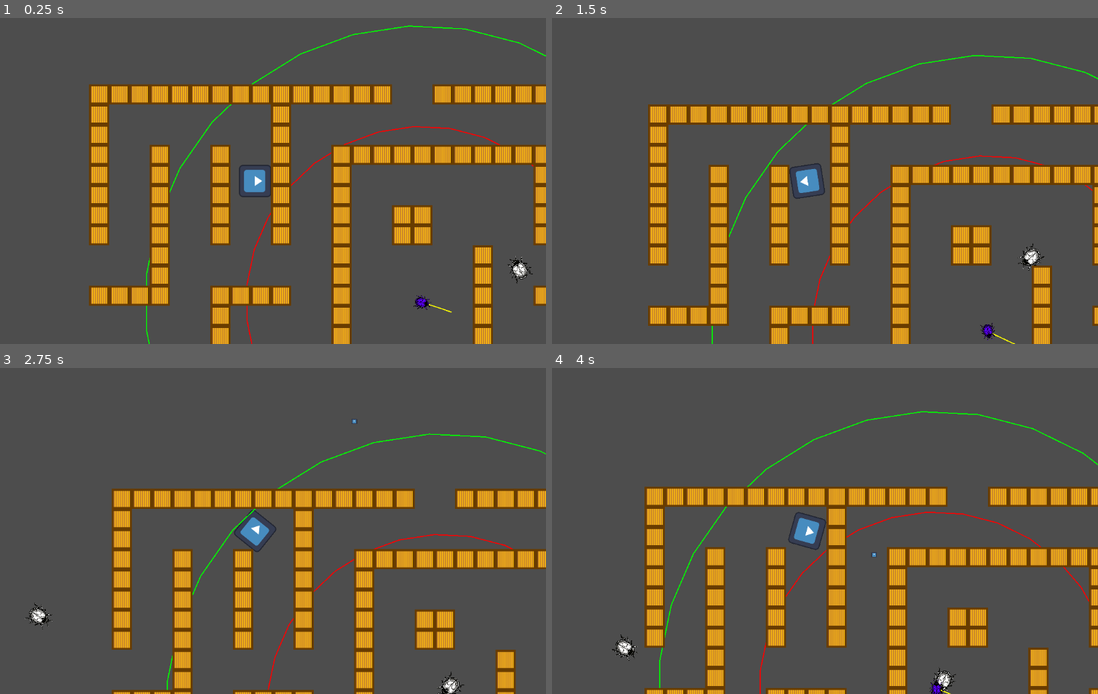
Above: before the commit, frames 1-4 (two rows, left to right).
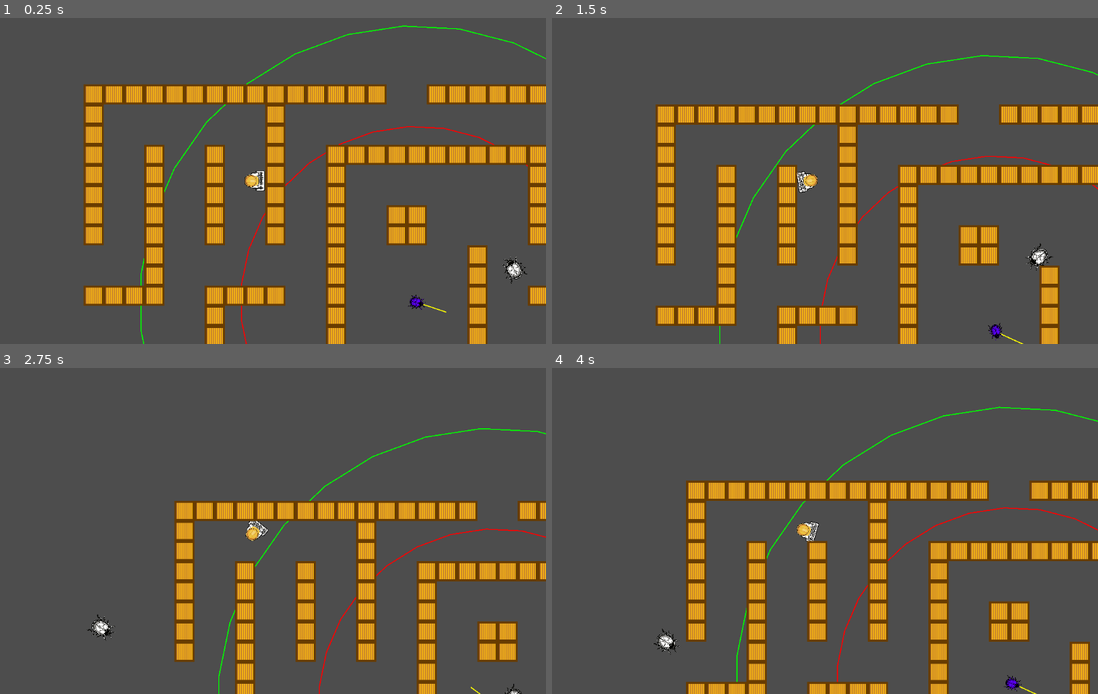
Above: after the commit, the same moments.

Repository: exiayyg/test
Game: Godot game, scene res://Scenes/Levels/test_level.tscn
Same seed, same stepped clock (60 frames per second), same inputs: the game is played once before the commit and once after it. The engine's default icon, where the game draws it, is replaced by a stand-in: a white triangle on a blue panel in a dark square.
Inputs (mouse positions are in pixels of both pictures, inside the frame that each line leads up to):
- Up to frame 1 (0.25 s): no input
- Up to frame 2 (1.5 s): move the mouse to (934, 164) at 0.52 s; press the mouse at (934, 164) at 0.53 s; hold D (Right) 0.53-1.28 s; move the mouse to (688, 197) at 1.27 s; release the mouse at (688, 197) at 1.28 s; hold S (Down) from 1.28 s (still down); click (688, 197) at 1.35 s
- Up to frame 3 (2.75 s): move the mouse to (311, 459) at 2.02 s; release S (Down) at 2.03 s; press the mouse at (311, 459) at 2.03 s; hold D (Right) from 2.03 s (still down)
- Up to frame 4 (4 s): move the mouse to (775, 596) at 2.77 s; release D (Right) at 2.78 s; release the mouse at (775, 596) at 2.78 s; hold W (Up) 2.78-3.53 s; click (775, 596) at 2.85 s; move the mouse to (983, 579) at 3.52 s; press the mouse at (983, 579) at 3.53 s; hold A (Left) from 3.53 s (still down)

The runs differ from the first frame. In frame 1, 19% of the frame differs, in the area x 15-100%, y 2-100%; in frame 2, 18%; in frame 3, 21%; in frame 4, 29%, in the area x 10-100%, y 11-100%.

Commit message:
新增玩家图片，受伤动画

Diff:
--- a/Scenes/Bullets/bullet.tscn
+++ b/Scenes/Bullets/bullet.tscn
@@ -6,6 +6,8 @@
 [sub_resource type="CircleShape2D" id="CircleShape2D_wie2n"]
 
 [node name="Bullet" type="Area2D"]
+collision_layer = 8
+collision_mask = 20
 script = ExtResource("1_tcy0y")
 direction = Vector2(1, 0)
 
--- a/Scenes/characters/Enemies/Special_enemy.tscn
+++ b/Scenes/characters/Enemies/Special_enemy.tscn
@@ -6,6 +6,8 @@
 [sub_resource type="CircleShape2D" id="CircleShape2D_o47tw"]
 
 [node name="Special_Enemy" type="CharacterBody2D"]
+collision_layer = 4
+collision_mask = 24
 script = ExtResource("1_cp8dv")
 metadata/_custom_type_script = "uid://cy7h0kg8fknu6"
 
--- a/Scenes/characters/Enemies/normal_enemy.tscn
+++ b/Scenes/characters/Enemies/normal_enemy.tscn
@@ -10,7 +10,7 @@
 
 [node name="normal_enemy" type="CharacterBody2D"]
 collision_layer = 4
-collision_mask = 17
+collision_mask = 18
 script = ExtResource("1_br4l2")
 
 [node name="CollisionShape2D" type="CollisionShape2D" parent="."]
@@ -23,6 +23,8 @@
 
 [node name="attack_area" type="Area2D" parent="."]
 scale = Vector2(0.1, 0.1)
+collision_layer = 4
+collision_mask = 2
 
 [node name="CollisionShape2D" type="CollisionShape2D" parent="attack_area"]
 position = Vector2(9.536738e-06, -9.536741e-06)
--- a/Scenes/characters/player.tscn
+++ b/Scenes/characters/player.tscn
@@ -1,23 +1,59 @@
-[gd_scene load_steps=4 format=3 uid="uid://doix4tmk08j2l"]
+[gd_scene load_steps=7 format=3 uid="uid://doix4tmk08j2l"]
 
 [ext_resource type="Script" uid="uid://c3p6u2ylh0egf" path="res://Scripts/Characters/player.gd" id="1_pmukk"]
-[ext_resource type="Texture2D" uid="uid://dhhsscrn6ucp2" path="res://icon.svg" id="2_yh67s"]
+[ext_resource type="Texture2D" uid="uid://os8raknfsisb" path="res://Assets/Player/player.png" id="2_yh67s"]
 
-[sub_resource type="RectangleShape2D" id="RectangleShape2D_yh67s"]
-size = Vector2(124, 124)
+[sub_resource type="CircleShape2D" id="CircleShape2D_yh67s"]
+radius = 40.1995
+
+[sub_resource type="Animation" id="Animation_yh67s"]
+resource_name = "hurt"
+tracks/0/type = "value"
+tracks/0/imported = false
+tracks/0/enabled = true
+tracks/0/path = NodePath(".:modulate")
+tracks/0/interp = 1
+tracks/0/loop_wrap = true
+tracks/0/keys = {
+"times": PackedFloat32Array(0, 0.25, 0.5, 0.75, 1),
+"transitions": PackedFloat32Array(1, 1, 1, 1, 1),
+"update": 0,
+"values": [Color(1, 1, 1, 1), Color(1, 0.22745098, 0.23137255, 1), Color(1, 1, 1, 1), Color(1, 0.22745098, 0.23137255, 1), Color(1, 1, 1, 1)]
+}
+
+[sub_resource type="Animation" id="Animation_5cv2o"]
+length = 0.001
+tracks/0/type = "value"
+tracks/0/imported = false
+tracks/0/enabled = true
+tracks/0/path = NodePath(".:modulate")
+tracks/0/interp = 1
+tracks/0/loop_wrap = true
+tracks/0/keys = {
+"times": PackedFloat32Array(0),
+"transitions": PackedFloat32Array(1),
+"update": 0,
+"values": [Color(1, 1, 1, 1)]
+}
+
+[sub_resource type="AnimationLibrary" id="AnimationLibrary_5cv2o"]
+_data = {
+&"RESET": SubResource("Animation_5cv2o"),
+&"hurt": SubResource("Animation_yh67s")
+}
 
 [node name="Player" type="CharacterBody2D"]
 collision_layer = 2
-collision_mask = 16
+collision_mask = 20
 script = ExtResource("1_pmukk")
 
 [node name="CollisionShape2D" type="CollisionShape2D" parent="."]
 scale = Vector2(0.5, 0.5)
-shape = SubResource("RectangleShape2D_yh67s")
+shape = SubResource("CircleShape2D_yh67s")
 
 [node name="Sprite2D" type="Sprite2D" parent="."]
 rotation = 1.5707964
-scale = Vector2(0.5, 0.5)
+scale = Vector2(0.03, 0.03)
 texture = ExtResource("2_yh67s")
 
 [node name="Timer_node" type="Node" parent="."]
@@ -28,5 +64,13 @@
 
 [node name="Camera2D" type="Camera2D" parent="."]
 
+[node name="Bullet_Spwan" type="Marker2D" parent="."]
+position = Vector2(19, 0)
+
+[node name="AnimationPlayer" type="AnimationPlayer" parent="."]
+libraries = {
+&"": SubResource("AnimationLibrary_5cv2o")
+}
+
 [connection signal="timeout" from="Timer_node/shoot_cooldown" to="." method="_on_shoot_cooldown_timeout"]
 [connection signal="timeout" from="Timer_node/can_hurt_cooldown" to="." method="_on_can_hurt_cooldown_timeout"]
--- a/Scripts/Bullets/bullet.gd
+++ b/Scripts/Bullets/bullet.gd
@@ -17,4 +17,4 @@
 func _on_body_entered(body: Node2D) -> void:#子弹碰撞信号
 	if "is_enemy" in body:#如果碰撞对象是敌人
 		body.queue_free()#销毁敌人
-		queue_free()#销毁子弹
+	queue_free()#销毁子弹
--- a/Scripts/Characters/player.gd
+++ b/Scripts/Characters/player.gd
@@ -8,7 +8,9 @@
 
 var can_shoot: bool = true#判断是否处于开火冷却
 var can_hurt: bool = true#判断是否处于可受伤状态，true为可受伤，false为无敌状态
+
 signal shoot_string(player_position: Vector2, mouse_position: Vector2)#发射子弹信号,需要传入发射点位置和鼠标点击位置
+signal player_died
 
 const is_player: bool = true#判断是否是玩家
 
@@ -26,17 +28,19 @@
 
 #射击逻辑
 func Shoot():
-	shoot_string.emit(global_position, get_global_mouse_position())
+	shoot_string.emit($Bullet_Spwan.global_position, get_global_mouse_position())
 	#发送发射子弹信号，在level脚本调用
 	#print("shoot")
 
 func died():#玩家死亡逻辑
 	print("player died")
+	player_died.emit()
 	pass
 
 #伤害逻辑
 func hurt(damage: float):
 	if can_hurt:
+		$AnimationPlayer.play("hurt")
 		health -= damage
 		print("player hurted", health)
 		can_hurt = false
Binary file added: Assets/Player/player.png
Not shown, added: Assets/Player/player.png.import
